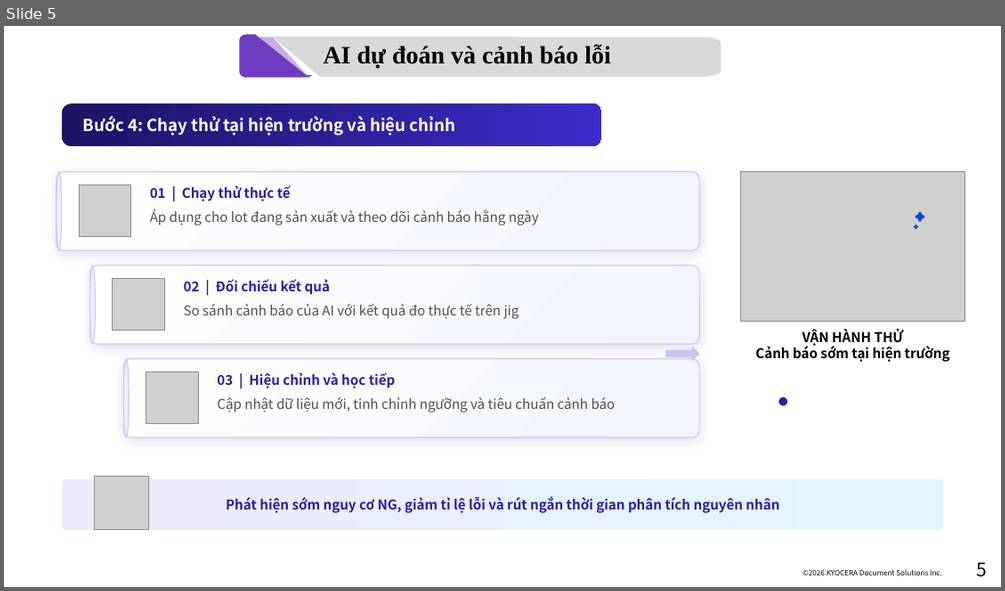
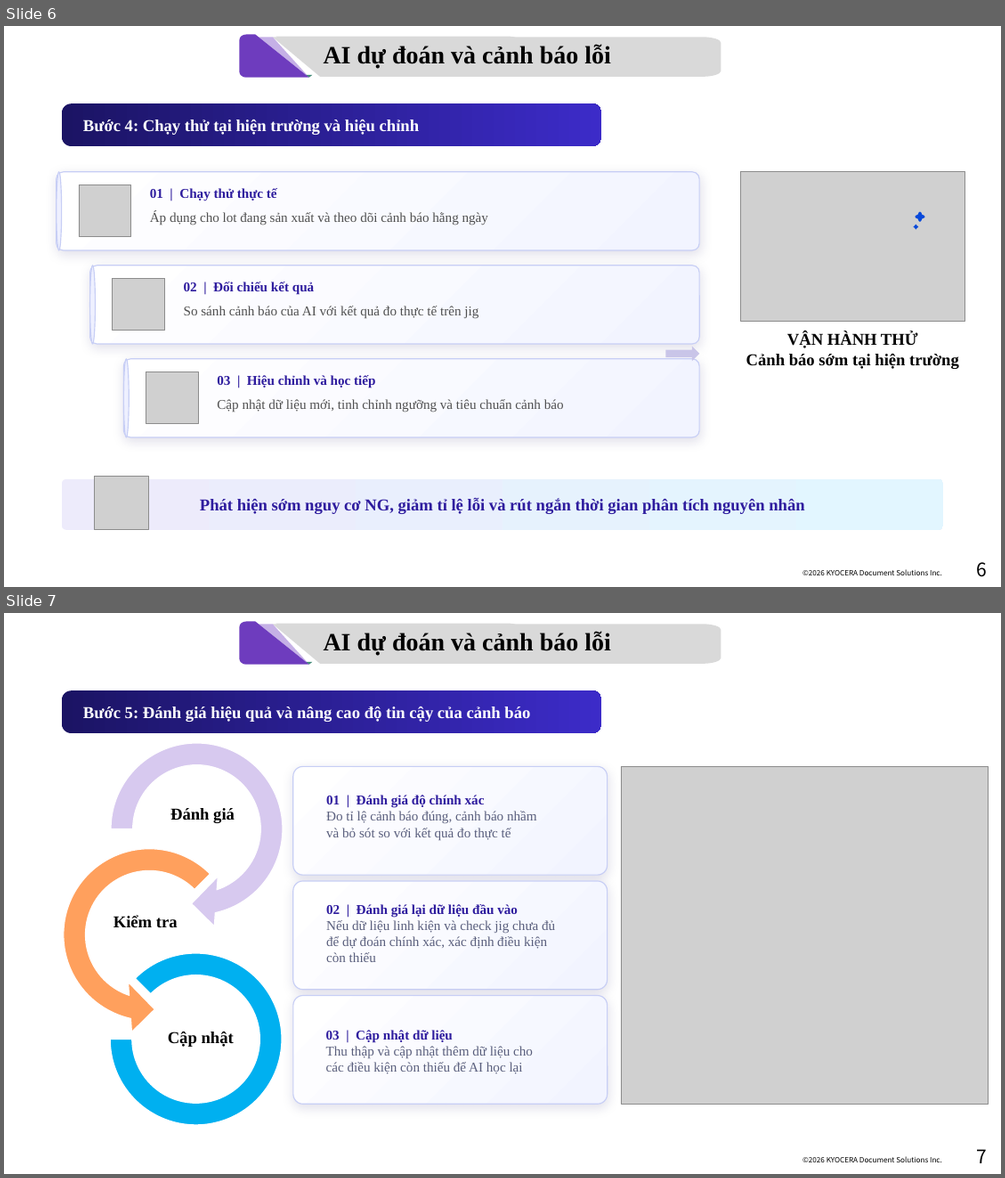
Before and after one commit to Nakazasen/AIOS_habbit, a slide deck: AI cảnh báo lỗi LSU.pptx. Shown one above the other, each under a label of ours: slide 5 before the commit, slides 6 and 7 after it. The pictures are 1005x591 and 1005x1178 pixels, drawn with LibreOffice and Linux fonts; fonts in the diff are those of the drawing; grey boxes stand for pictures; background and template pictures are left out. Boxes give left, top, right and bottom in pixels: in the first picture for what was removed or moved away, otherwise in the second. Text is boxed around its words. In the diff, an @@ line names an element or a change of style, - is before the commit and + after.

```diff
--- a/AI cảnh báo lỗi LSU.pptx
+++ b/AI cảnh báo lỗi LSU.pptx
@@ slide 7 added at (4, 613, 1001, 1174), background #FFFFFF; not listed: 2 template elements that a slide beside it also shows @@
@@ group added at (240, 621, 721, 665): 6 freeform shapes, 1 text @@
+AI dự đoán và cảnh báo lỗi
@@ rounded rectangle added at (62, 690, 601, 733), fill gradient #1B1464 to #3C2BC8, 16 pt, text #FFFFFF, bold @@
+Bước 5: Đánh giá hiệu quả và nâng cao độ tin cậy của cảnh báo
@@ rounded rectangle added at (293, 766, 607, 875), fill gradient #FFFFFF to #F2F4FF, outline #C7CEF5 1 pt @@
@@ picture added at (621, 766, 989, 1103) @@
@@ text added at (326, 795, 537, 840), 13 pt, text #5A5F7D @@
+01 | Đánh giá độ chính xác
+Đo tỉ lệ cảnh báo đúng, cảnh báo nhầm và bỏ sót so với kết quả đo thực tế
@@ rounded rectangle added at (293, 881, 607, 989), fill gradient #FFFFFF to #F2F4FF, outline #C7CEF5 1 pt @@
@@ text added at (326, 904, 555, 962), 13 pt, text #5A5F7D @@
+02 | Đánh giá lại dữ liệu đầu vào
+Nếu dữ liệu linh kiện và check jig chưa đủ để dự đoán chính xác, xác định điều kiện còn thiếu
@@ rounded rectangle added at (293, 995, 607, 1103), fill gradient #FFFFFF to #F2F4FF, outline #C7CEF5 1 pt @@
@@ group added at (49, 729, 297, 1126): 3 texts, 1 circular arrow, 1 left circular arrow, 1 arch (boxed as its full ring) @@
+Đánh giá
+Kiểm tra
+Cập nhật
@@ text added at (326, 1030, 533, 1074), 13 pt, text #5A5F7D @@
+03 | Cập nhật dữ liệu
+Thu thập và cập nhật thêm dữ liệu cho các điều kiện còn thiếu để AI học lại
@@ what was slide 5 is now slide 6 @@
@@ slide 6 changed as well @@
@@ text "VẬN HÀNH THỬ" at (746, 332, 959, 369): size 13 to 16 pt, font Noto Sans CJK JP to Times New Roman @@
@@ font Noto Sans CJK JP to Times New Roman in 7 elements at (62, 103, 601, 146), (150, 188, 277, 201), (150, 211, 488, 225), (184, 281, 314, 295), (184, 305, 478, 318), (217, 375, 375, 388), (217, 399, 564, 412) @@
@@ ellipse removed at (778, 396, 788, 407) @@
@@ text "Phát hiện sớm nguy cơ ..." at (200, 498, 804, 515): size 13 to 16 pt, font Noto Sans CJK JP to Times New Roman @@
@@ page number at (977, 562, 987, 577): text changed @@
-5
+6
```
Also in this commit, not shown: 4 other slides changed, 1 other slide added.
